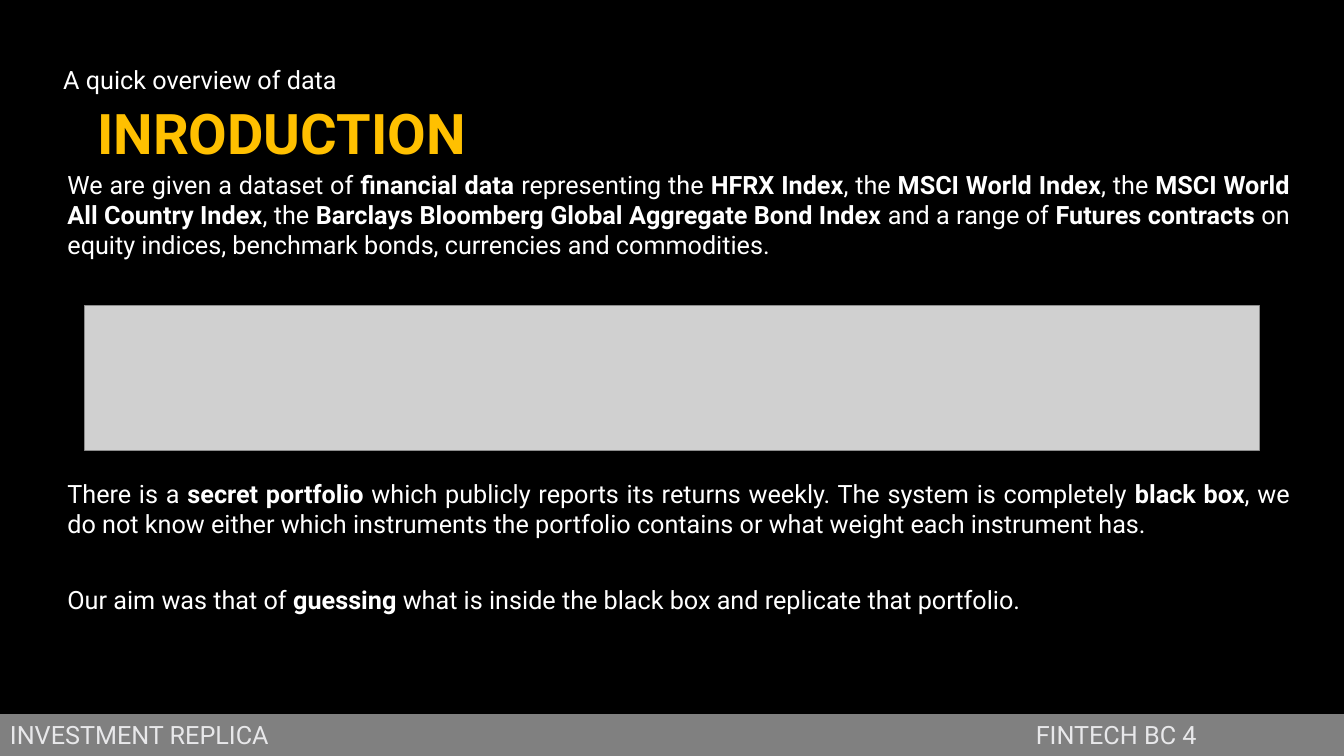
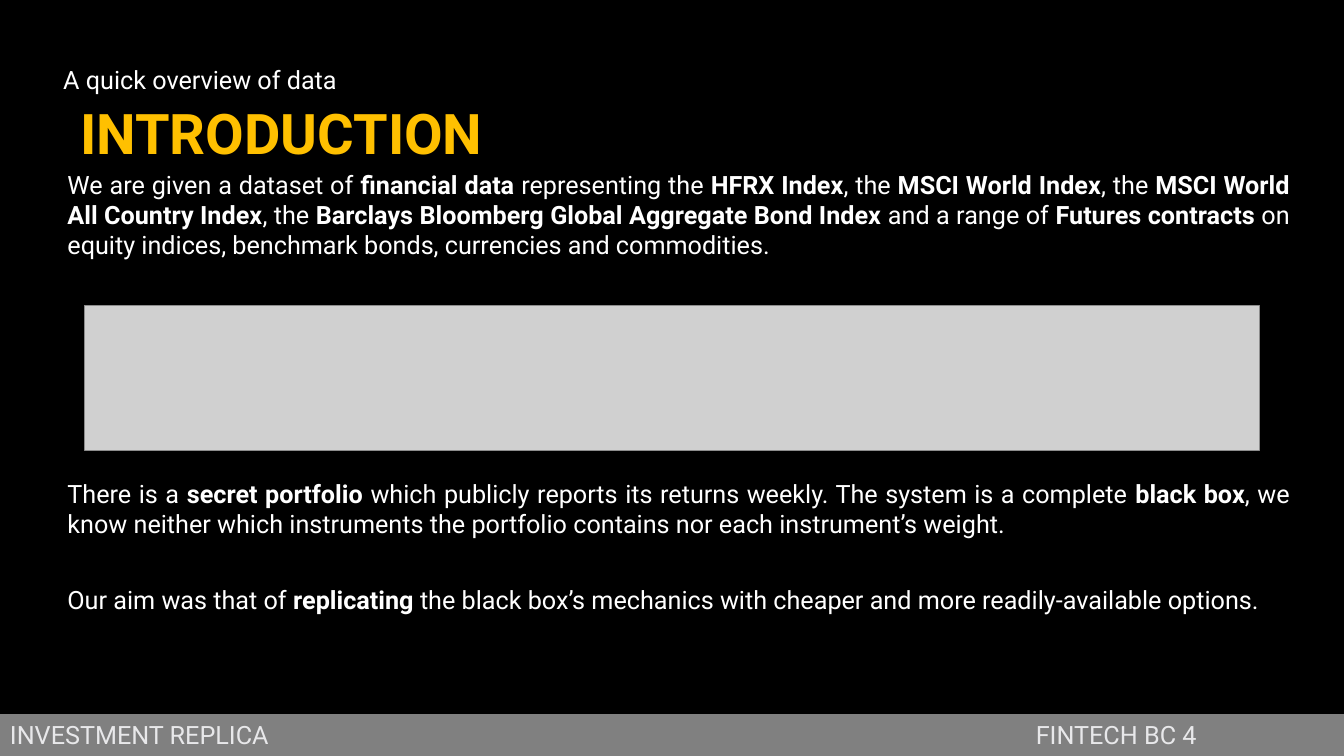
Before and after one commit to jstringara/Fintech, a slide deck: slide 2 of BC4/Bozza.pptx. Drawn at 1344x756 pixels with LibreOffice and Linux fonts; fonts in the diff are those of the drawing; grey boxes stand for pictures; background and template pictures are left out. Boxes give left, top, right and bottom in pixels: in the first picture for what was removed or moved away, otherwise in the second. Text is boxed around its words. In the diff, an @@ line names an element or a change of style, - is before the commit and + after.

```diff
--- a/BC4/Bozza.pptx
+++ b/BC4/Bozza.pptx
@@ title at [80,113,482,155]: text changed @@
-INRODUCTION
+INTRODUCTION
@@ text at [67,484,1289,539]: text changed @@
-There is a secret portfolio which publicly reports its returns weekly. The system is completely black box, we do not know either which instruments the portfolio contains or what weight each instrument has.
+There is a secret portfolio which publicly reports its returns weekly. The system is a complete black box, we know neither which instruments the portfolio contains nor each instrument’s weight.
@@ text at [67,590,1259,615]: text changed @@
-Our aim was that of guessing what is inside the black box and replicate that portfolio.
+Our aim was that of replicating the black box’s mechanics with cheaper and more readily-available options.
```
Also in this commit, not shown: 6 other slides changed.
